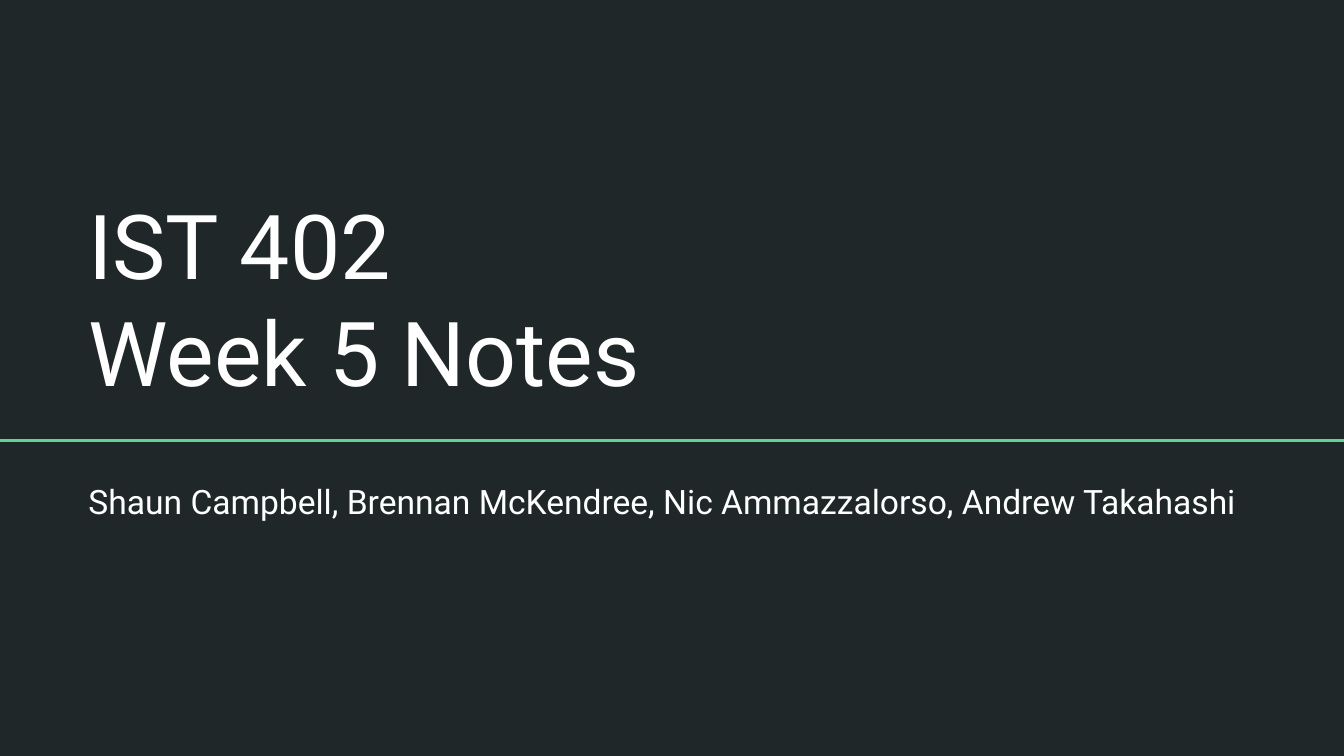
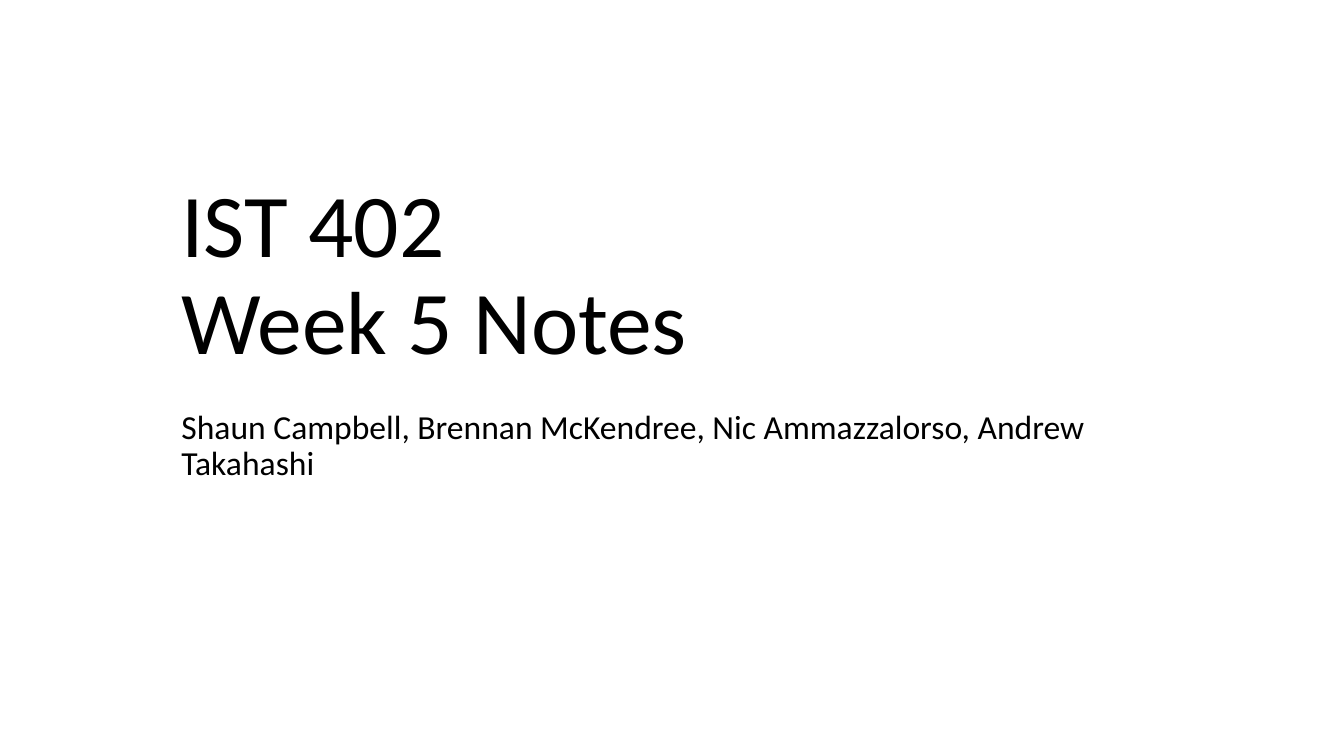
Before and after one commit to AmulyaYadav/EmergingTrendsML, a slide deck: slide 1 of pdf/Week_5/takahashiandrew_6724491_103581906_IST_402_Week_5_Notes.pptx. Drawn at 1344x756 pixels with LibreOffice and Linux fonts; fonts in the diff are those of the drawing. Boxes give left, top, right and bottom in pixels: in the first picture for what was removed or moved away, otherwise in the second. Text is boxed around its words. In the diff, an @@ line names an element or a change of style, - is before the commit and + after.

Commit message:
Change to unified ppt theme.

```diff
--- a/pdf/Week_5/takahashiandrew_6724491_103581906_IST_402_Week_5_Notes.pptx
+++ b/pdf/Week_5/takahashiandrew_6724491_103581906_IST_402_Week_5_Notes.pptx
@@ background #202729 to #FFFFFF @@
@@ title "IST 402" at box(181, 199, 687, 355): font Roboto to Calibri, text colour #FFFFFF to #000000; line spacing 1 to 0.9 @@
@@ title "IST 402": place and size @@
-title "IST 402" at box(88, 214, 640, 387)
+title "IST 402" at box(181, 199, 687, 355)
@@ subtitle "Shaun Campbell, Brennan McKendree, Nic ...": place and size @@
-subtitle "Shaun Campbell, Brennan McKendree, Nic ..." at box(88, 488, 1235, 521)
+subtitle "Shaun Campbell, Brennan McKendree, Nic ..." at box(181, 415, 1085, 476)
@@ subtitle "Shaun Campbell, Brennan McKendree, Nic ..." at box(181, 415, 1085, 476): font Roboto to Calibri, text colour #FFFFFF to #000000; line spacing 1 to 0.9 @@
@@ line removed from (0, 441) to (1344, 441) @@
```
Also in this commit, not shown: 14 other slides changed, 6 other files.
